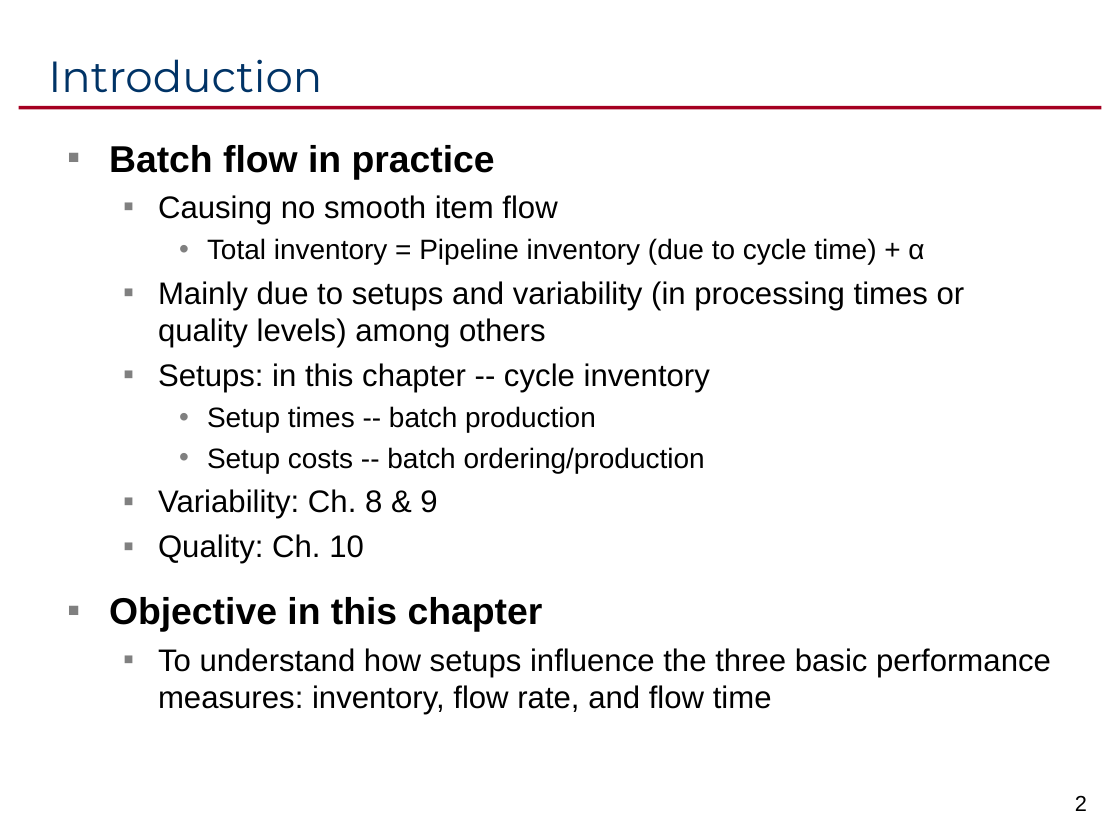
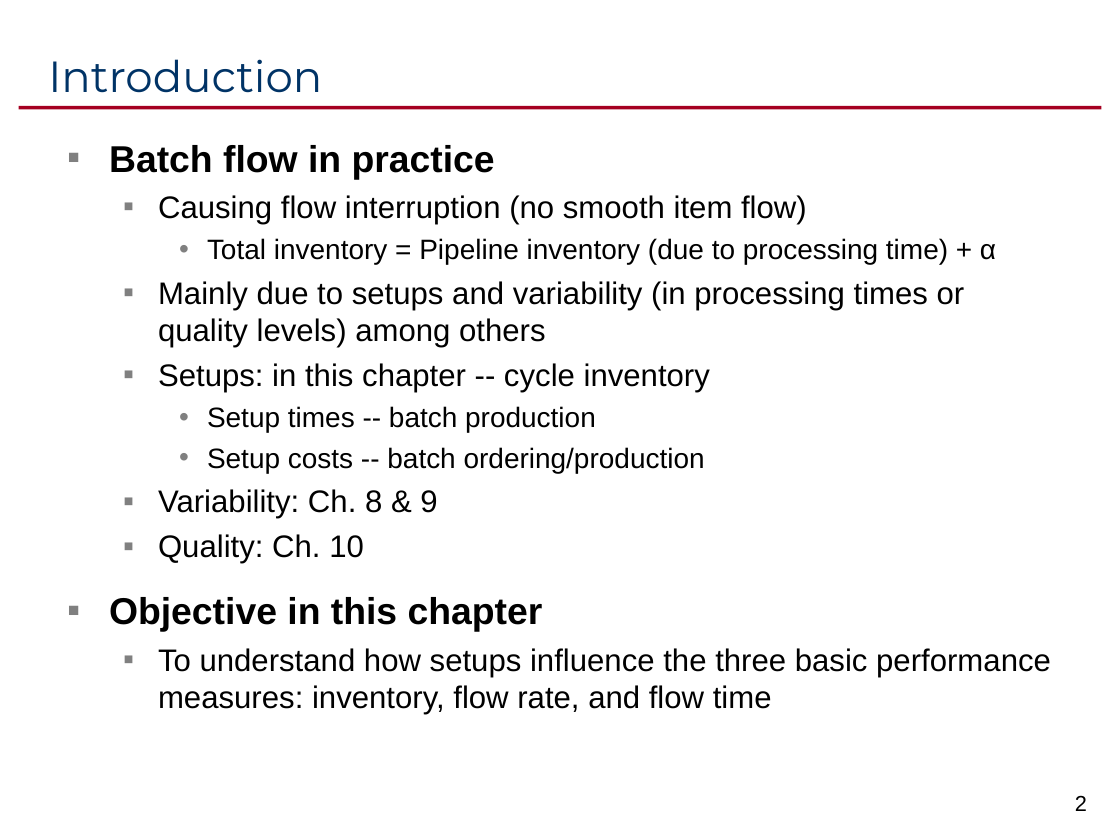
Before and after one commit to ikelab/courses, a slide deck: slide 2 of pm2016/c07.ppt. Drawn at 1120x840 pixels with LibreOffice and Linux fonts; fonts in the diff are those of the drawing. Boxes give left, top, right and bottom in pixels: in the first picture for what was removed or moved away, otherwise in the second. Text is boxed around its words. In the diff, an @@ line names an element or a change of style, - is before the commit and + after.

```diff
--- a/pm2016/c07.ppt
+++ b/pm2016/c07.ppt
@@ text at [158, 195, 996, 264]: text changed @@
-  ▪ Causing no smooth item flow
-    • Total inventory = Pipeline inventory (due to cycle time) + α
+  ▪ Causing flow interruption (no smooth item flow)
+    • Total inventory = Pipeline inventory (due to processing time) + α
```
Also in this commit, not shown: 2 other slides changed, 1 other file.
